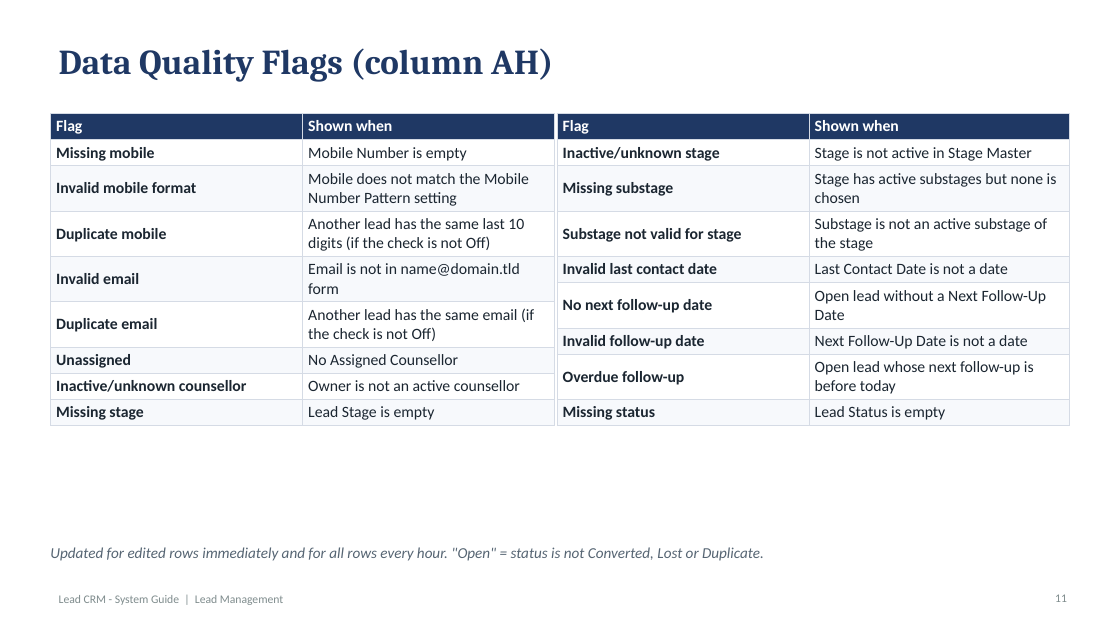
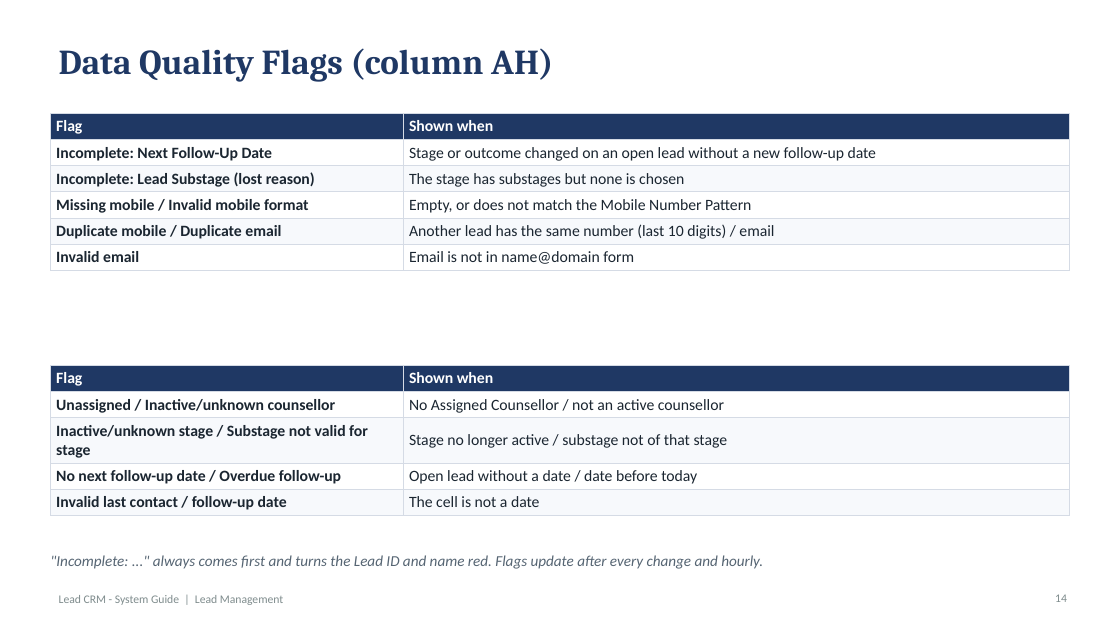
Before and after one commit to rahul123456789101112/call-centre-lead-crm, a slide deck: slide 14 of docs/Lead_CRM_System_Guide.pptx (slide 11 before the commit). Drawn at 1120x630 pixels with LibreOffice and Linux fonts; fonts in the diff are those of the drawing. Boxes give left, top, right and bottom in pixels: in the first picture for what was removed or moved away, otherwise in the second. Text is boxed around its words. In the diff, an @@ line names an element or a change of style, - is before the commit and + after.

```diff
--- a/docs/Lead_CRM_System_Guide.pptx
+++ b/docs/Lead_CRM_System_Guide.pptx
@@ table at (x1=50, y1=113, x2=1070, y2=268) @@
-row 2: Missing mobile | Mobile Number is empty
-row 3: Invalid mobile format | Mobile does not match the Mobile Number Pattern setting
-row 4: Duplicate mobile | Another lead has the same last 10 digits (if the check is not Off)
-row 5: Invalid email | Email is not in name@domain.tld form
-row 6: Duplicate email | Another lead has the same email (if the check is not Off)
-row 7: Unassigned | No Assigned Counsellor
-row 8: Inactive/unknown counsellor | Owner is not an active counsellor
-row 9: Missing stage | Lead Stage is empty
+row 2: Incomplete: Next Follow-Up Date | Stage or outcome changed on an open lead without a new follow-up date
+row 3: Incomplete: Lead Substage (lost reason) | The stage has substages but none is chosen
+row 4: Missing mobile / Invalid mobile format | Empty, or does not match the Mobile Number Pattern
+row 5: Duplicate mobile / Duplicate email | Another lead has the same number (last 10 digits) / email
+row 6: Invalid email | Email is not in name@domain form
@@ table resized from (x1=50, y1=113, x2=555, y2=424) to (x1=50, y1=113, x2=1070, y2=268) @@
@@ table removed at (x1=557, y1=113, x2=1070, y2=424), 9 rows, 2 columns @@
-Flag | Shown when
-Inactive/unknown stage | Stage is not active in Stage Master
-Missing substage | Stage has active substages but none is chosen
-Substage not valid for stage | Substage is not an active substage of the stage
-Invalid last contact date | Last Contact Date is not a date
-No next follow-up date | Open lead without a Next Follow-Up Date
-Invalid follow-up date | Next Follow-Up Date is not a date
-Overdue follow-up | Open lead whose next follow-up is before today
-Missing status | Lead Status is empty
@@ table added at (x1=50, y1=365, x2=1070, y2=514), 5 rows, 2 columns @@
+Flag | Shown when
+Unassigned / Inactive/unknown counsellor | No Assigned Counsellor / not an active counsellor
+Inactive/unknown stage / Substage not valid for stage | Stage no longer active / substage not of that stage
+No next follow-up date / Overdue follow-up | Open lead without a date / date before today
+Invalid last contact / follow-up date | The cell is not a date
@@ text at (x1=50, y1=555, x2=763, y2=569): text changed @@
-Updated for edited rows immediately and for all rows every hour. "Open" = status is not Converted, Lost or Duplicate.
+"Incomplete: ..." always comes first and turns the Lead ID and name red. Flags update after every change and hourly.
@@ page number at (x1=1055, y1=594, x2=1067, y2=602): text changed @@
-11
+14
```
Also in this commit, not shown: 51 other slides changed, 22 slides added, 13 slides removed.
